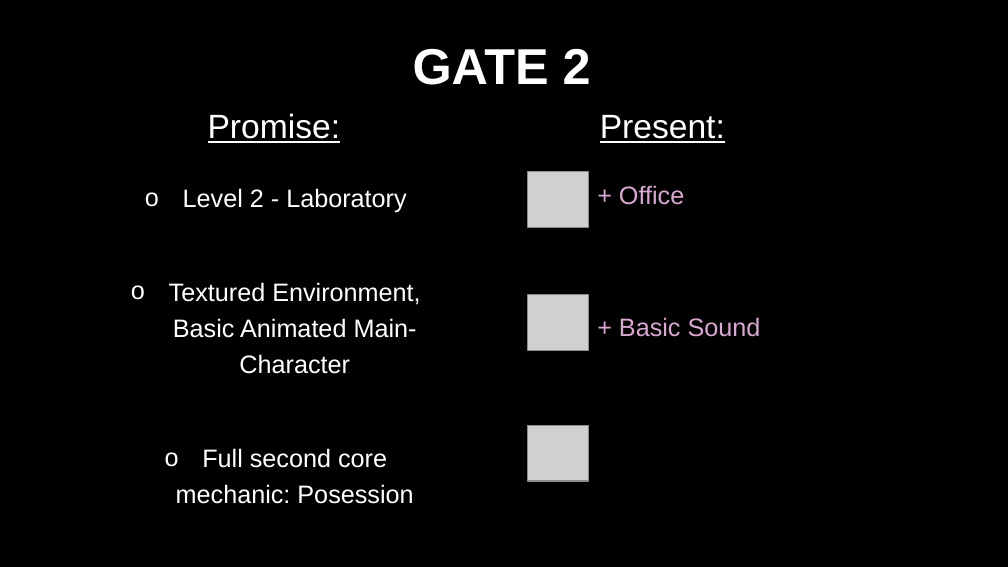
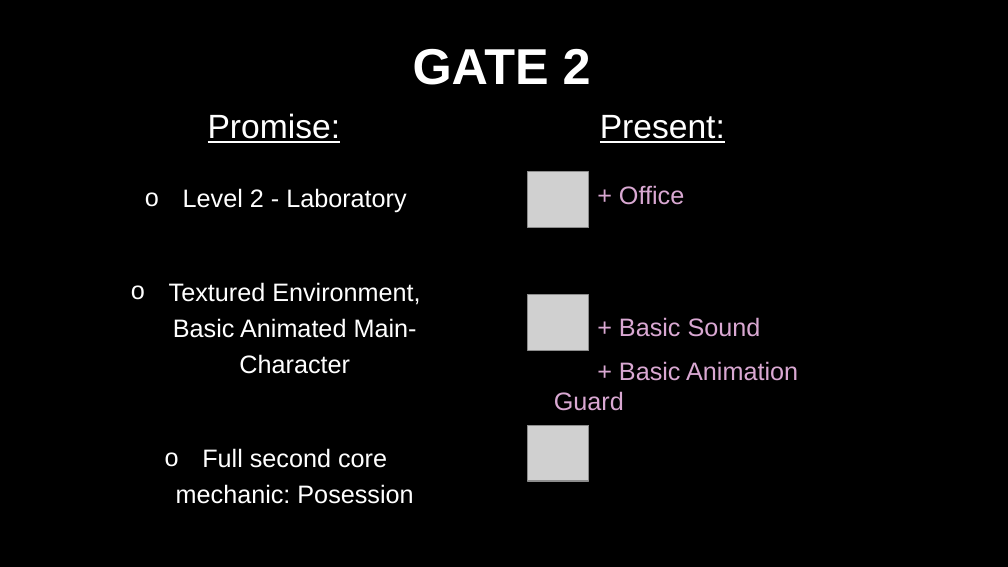
Before and after one commit to ArtjomProGrammer/Voodoo, a slide deck: slide 4 of _Organisation/Präsentation/Voodoo_PP2.pptx. Drawn at 1008x567 pixels with LibreOffice and Linux fonts; fonts in the diff are those of the drawing; grey boxes stand for pictures; background and template pictures are left out. Boxes give left, top, right and bottom in pixels: in the first picture for what was removed or moved away, otherwise in the second. Text is boxed around its words. In the diff, an @@ line names an element or a change of style, - is before the commit and + after.

Commit message:
PPP Update

```diff
--- a/_Organisation/Präsentation/Voodoo_PP2.pptx
+++ b/_Organisation/Präsentation/Voodoo_PP2.pptx
@@ text at [554,361,798,411]: paragraph added @@
++ Basic Animation Guard
```
